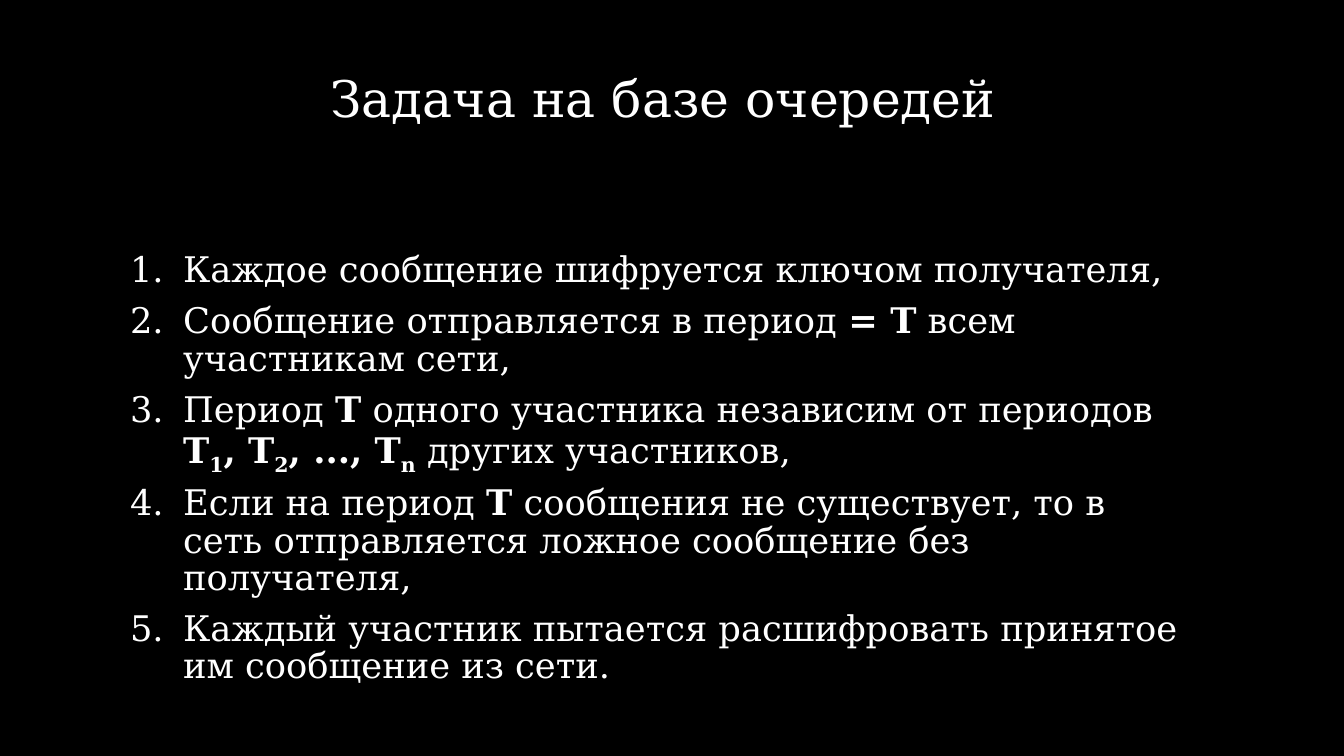
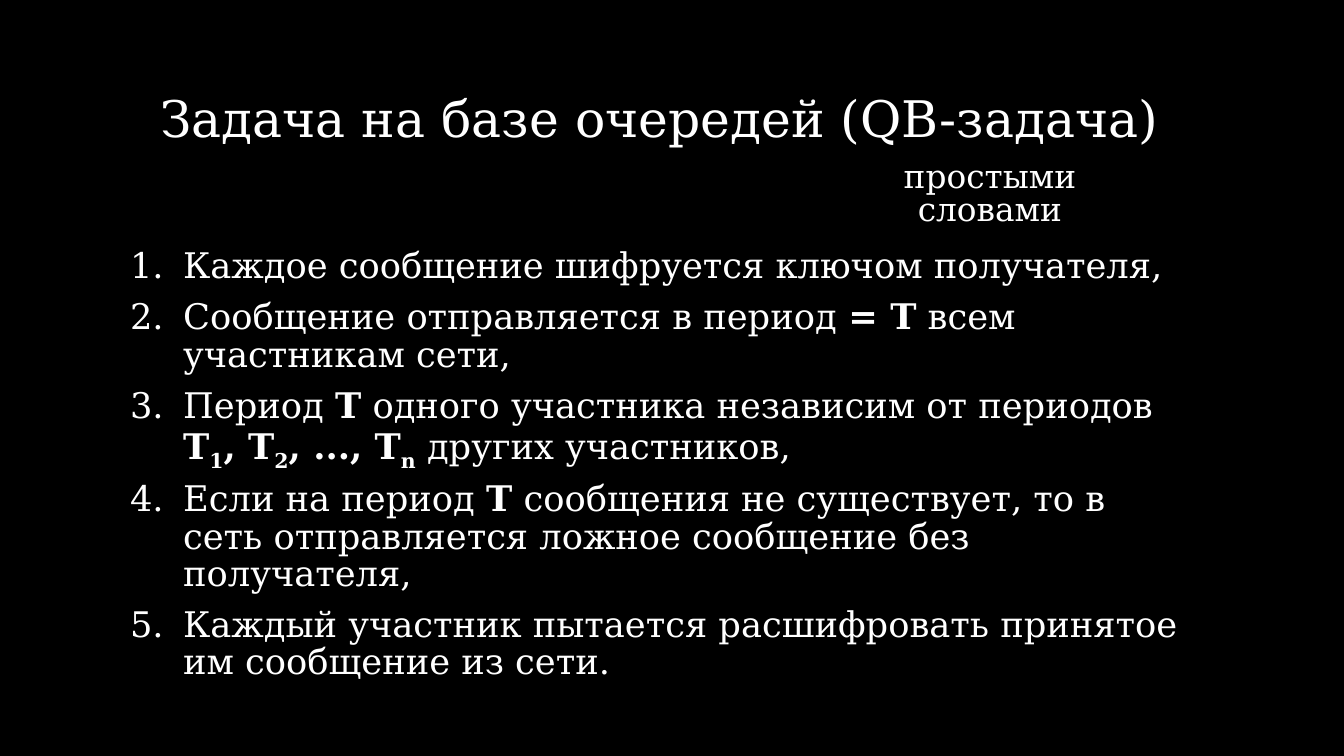
Before and after one commit to number571/go-peer, a slide deck: slide 4 of docs/hidden_lake_anonymous_network_view.pptx (slide 3 before the commit). Drawn at 1344x756 pixels with LibreOffice and Linux fonts; fonts in the diff are those of the drawing. Boxes give left, top, right and bottom in pixels: in the first picture for what was removed or moved away, otherwise in the second. Text is boxed around its words. In the diff, an @@ line names an element or a change of style, - is before the commit and + after.

```diff
--- a/docs/hidden_lake_anonymous_network_view.pptx
+++ b/docs/hidden_lake_anonymous_network_view.pptx
@@ text at (160, 98, 1158, 148): text changed @@
-Задача на базе очередей
+Задача на базе очередей (QB-задача)
@@ text added at (904, 170, 1076, 222), 23.4 pt, text #FFFFFF @@
+простыми словами
@@ text "Каждое сообщение шифруется ключом получателя,": place and size @@
-text "Каждое сообщение шифруется ключом получателя," at (183, 254, 1177, 683)
+text "Каждое сообщение шифруется ключом получателя," at (183, 250, 1177, 679)
```
Also in this commit, not shown: 8 other slides changed, 6 slides added, 5 slides removed, 3 other files.
